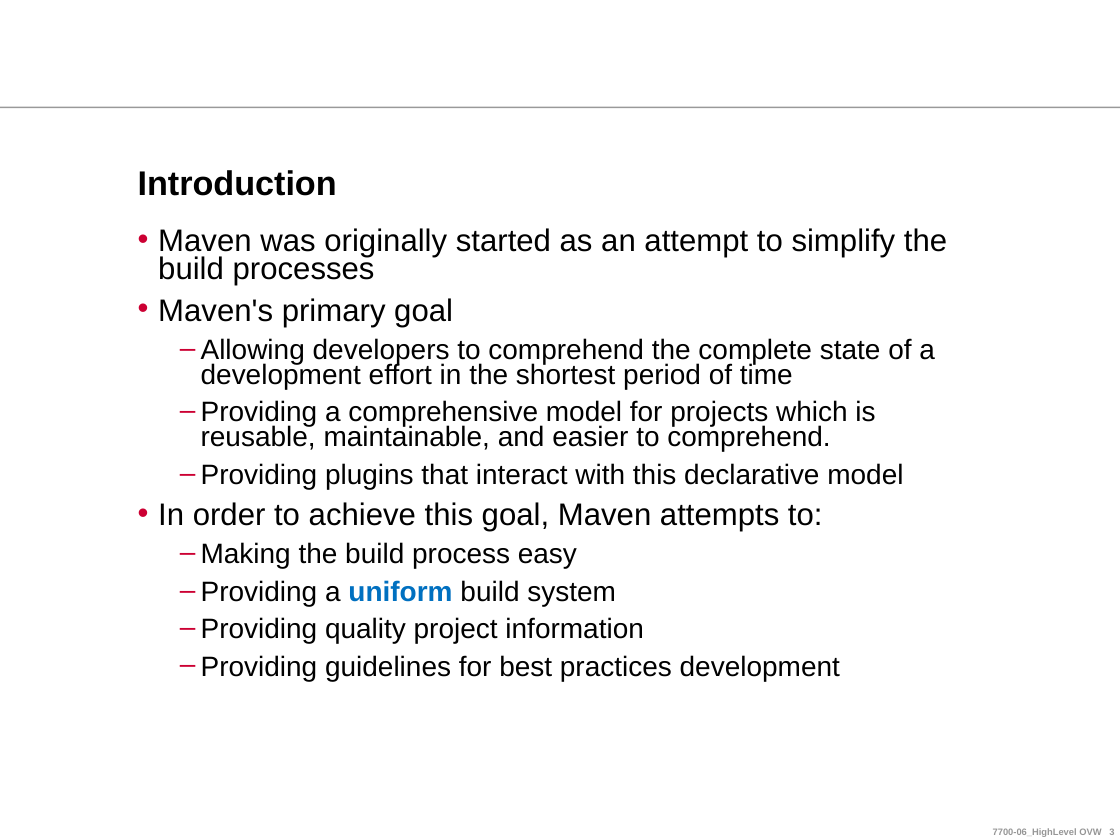
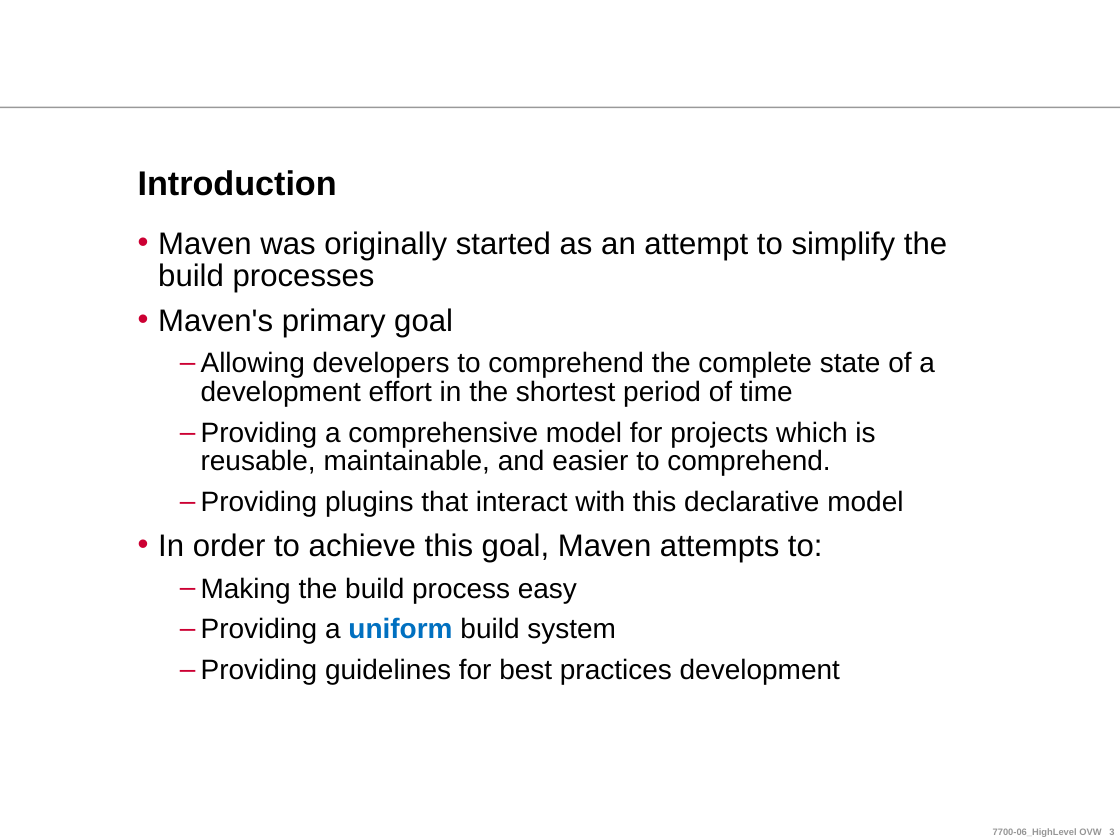
Before and after one commit to ndlongit/longnd-data, a slide deck: slide 3 of Document/Tutorial/[Presentation] Maven.ppt. Drawn at 1120x840 pixels with LibreOffice and Linux fonts; fonts in the diff are those of the drawing; background and template pictures are left out. Boxes give left, top, right and bottom in pixels: in the first picture for what was removed or moved away, otherwise in the second. Text is boxed around its words. In the diff, an @@ line names an element or a change of style, - is before the commit and + after.

```diff
--- a/Document/Tutorial/[Presentation] Maven.ppt
+++ b/Document/Tutorial/[Presentation] Maven.ppt
@@ text "Maven was originally started as ..." at bbox=[158, 231, 947, 684]: line spacing 0.75 to 0.85 @@
@@ text at bbox=[201, 617, 643, 643]: paragraph removed @@
-  – Providing quality project information
```
Also in this commit, not shown: 3 other slides changed, 1 slide added.
